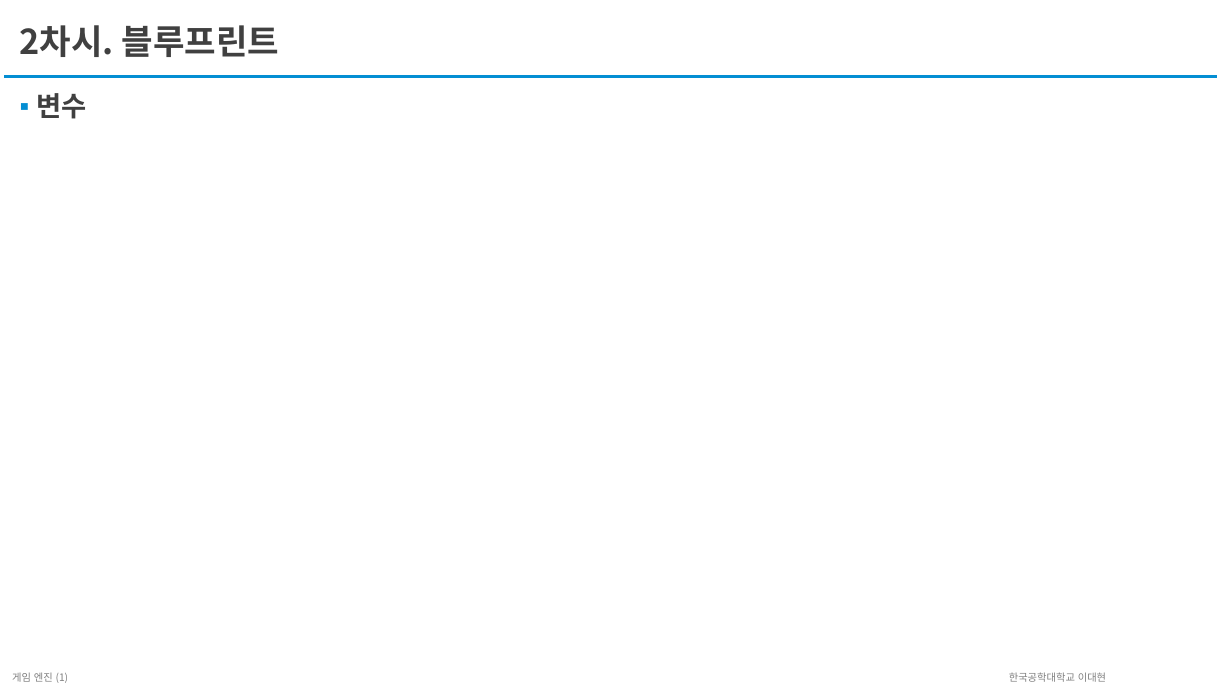
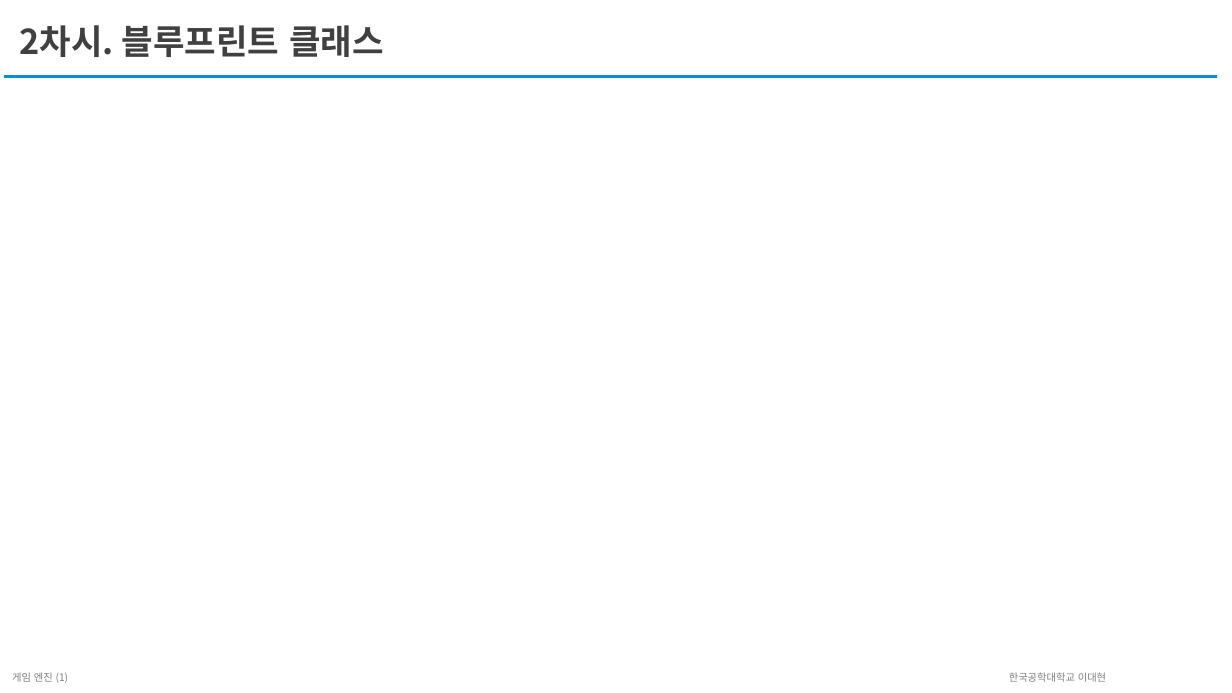
Before and after one commit to unreal-class/kmooc, a slide deck: slide 16 of LectureScript/2주차/2주차-교안-블루프린트 v2.pptx (slide 14 before the commit). Drawn at 1232x693 pixels with LibreOffice and Linux fonts; fonts in the diff are those of the drawing. Boxes give left, top, right and bottom in pixels: in the first picture for what was removed or moved away, otherwise in the second. Text is boxed around its words. In the diff, an @@ line names an element or a change of style, - is before the commit and + after.

```diff
--- a/LectureScript/2주차/2주차-교안-블루프린트 v2.pptx
+++ b/LectureScript/2주차/2주차-교안-블루프린트 v2.pptx
@@ title at [20,25,384,57]: text changed @@
-2차시. 블루프린트
+2차시. 블루프린트 클래스
@@ text removed at [36,93,86,119] @@
-▪ 변수
```
Also in this commit, not shown: 10 other slides changed, 10 slides added, 4 slides removed, 1 other file.
